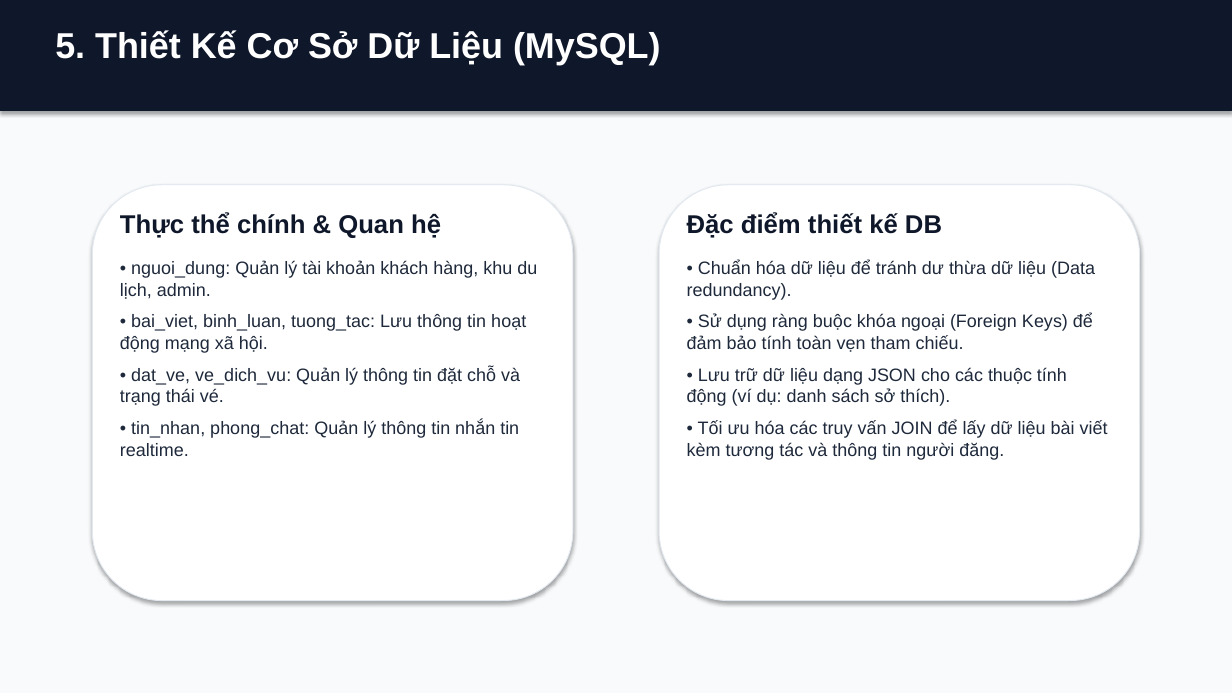
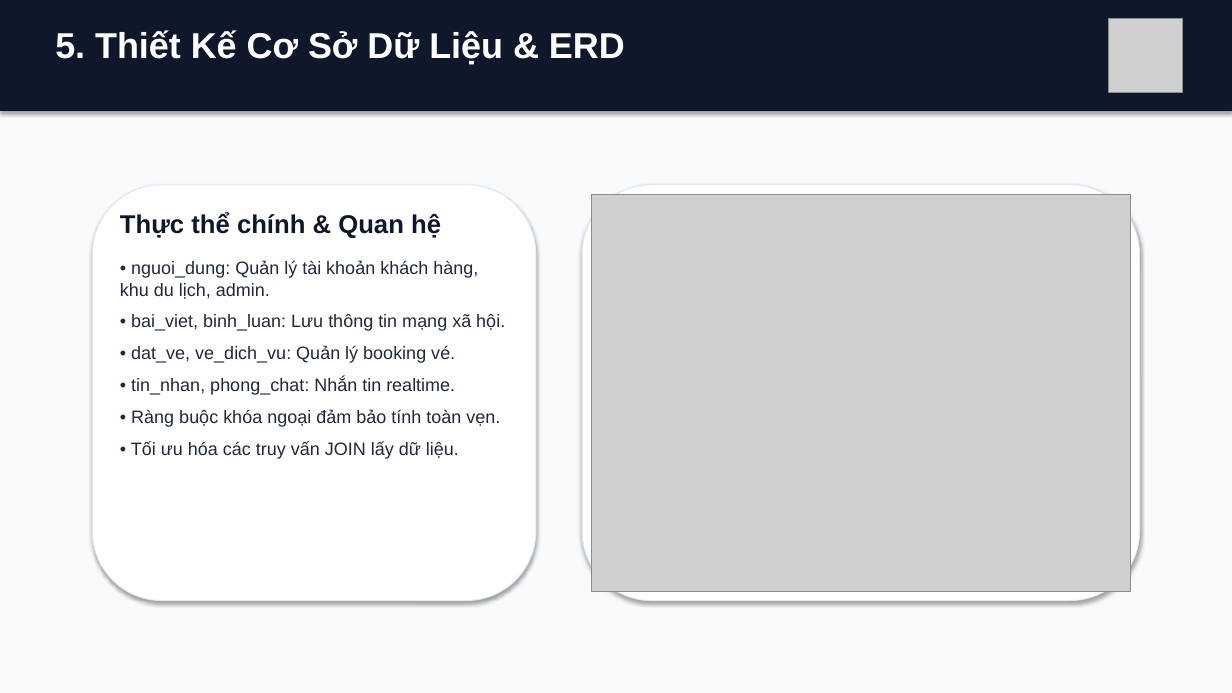
Before and after one commit to anhlalyn/TravelConnect, a slide deck: slide 6 of docs/TravelConnect_Slides.pptx. Drawn at 1232x693 pixels with LibreOffice and Linux fonts; fonts in the diff are those of the drawing; grey boxes stand for pictures. Boxes give left, top, right and bottom in pixels: in the first picture for what was removed or moved away, otherwise in the second. Text is boxed around its words. In the diff, an @@ line names an element or a change of style, - is before the commit and + after.

Commit message:
Docs: Update PowerPoint slides with project logo, database ERD, and UI screenshots

```diff
--- a/docs/TravelConnect_Slides.pptx
+++ b/docs/TravelConnect_Slides.pptx
@@ picture added at (1109,18,1183,92) @@
@@ text at (55,30,625,65): text changed @@
-5. Thiết Kế Cơ Sở Dữ Liệu (MySQL)
+5. Thiết Kế Cơ Sở Dữ Liệu & ERD
@@ rounded rectangle: place and size @@
-rounded rectangle at (92,185,573,601)
+rounded rectangle at (92,185,536,601)
@@ rounded rectangle: place and size @@
-rounded rectangle at (659,185,1140,601)
+rounded rectangle at (582,185,1140,601)
@@ picture added at (592,194,1130,592) @@
@@ text removed at (687,212,1108,460) @@
-Đặc điểm thiết kế DB
-• Chuẩn hóa dữ liệu để tránh dư thừa dữ liệu (Data redundancy).
-• Sử dụng ràng buộc khóa ngoại (Foreign Keys) để đảm bảo tính toàn vẹn tham chiếu.
-• Lưu trữ dữ liệu dạng JSON cho các thuộc tính động (ví dụ: danh sách sở thích).
-• Tối ưu hóa các truy vấn JOIN để lấy dữ liệu bài viết kèm tương tác và thông tin người đăng.
@@ text at (131,314,505,459): text changed @@
-• bai_viet, binh_luan, tuong_tac: Lưu thông tin hoạt động mạng xã hội.
-• dat_ve, ve_dich_vu: Quản lý thông tin đặt chỗ và trạng thái vé.
-• tin_nhan, phong_chat: Quản lý thông tin nhắn tin realtime.
+• bai_viet, binh_luan: Lưu thông tin mạng xã hội.
+• dat_ve, ve_dich_vu: Quản lý booking vé.
+• tin_nhan, phong_chat: Nhắn tin realtime.
+• Ràng buộc khóa ngoại đảm bảo tính toàn vẹn.
+• Tối ưu hóa các truy vấn JOIN lấy dữ liệu.
```
Also in this commit, not shown: 7 other slides changed, 1 slide added, 1 slide removed, 1 other file.
